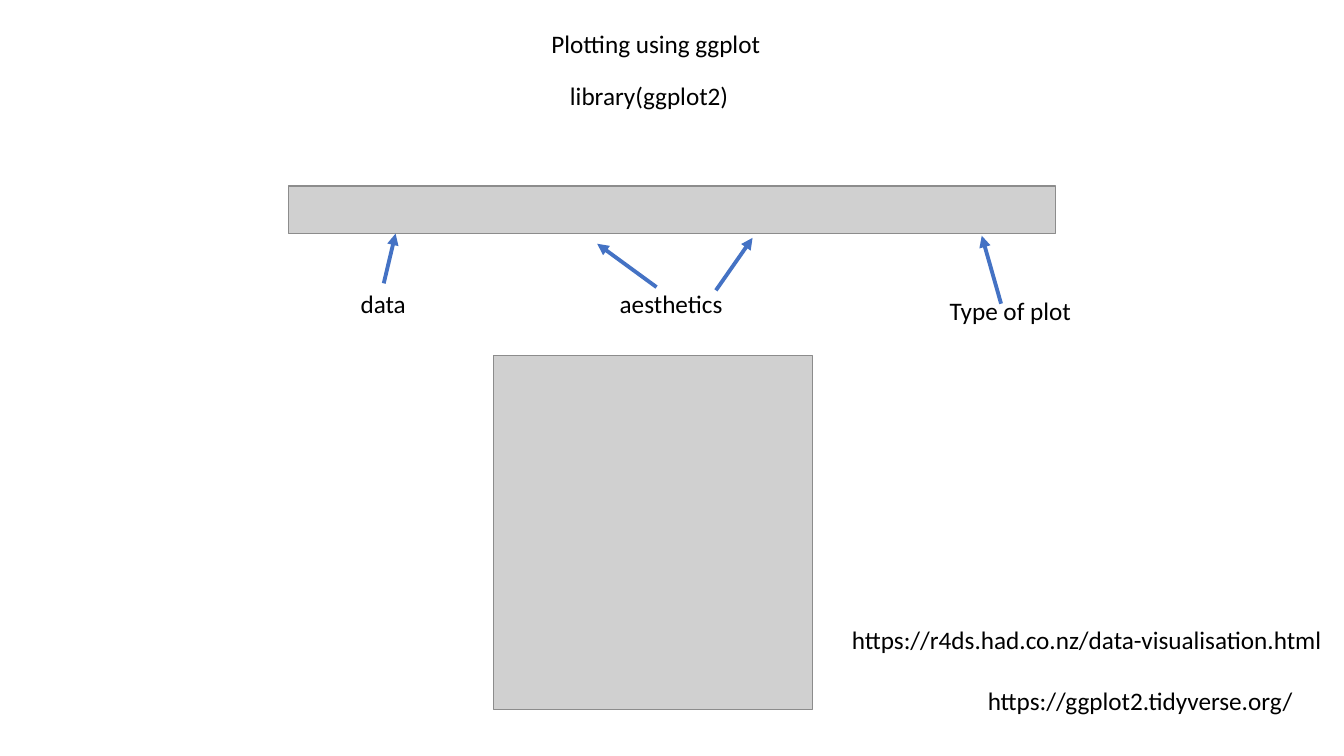
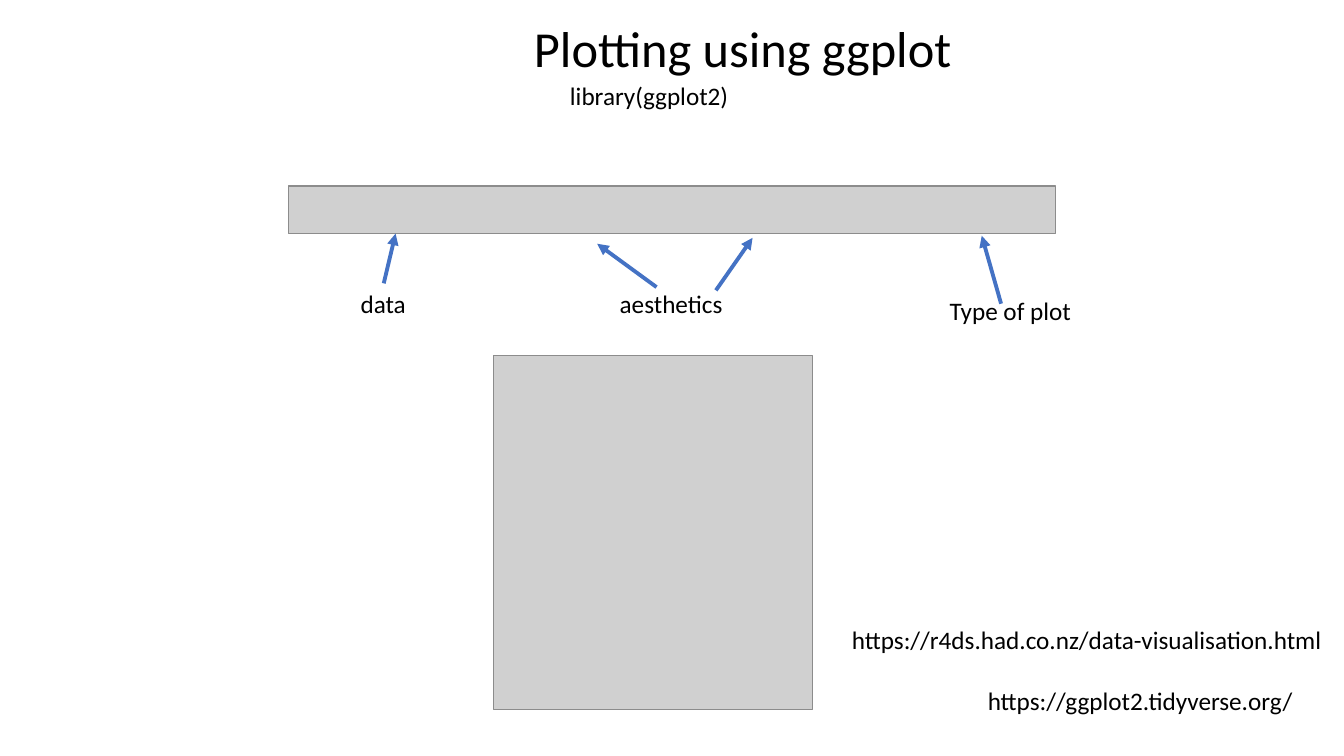
Before and after one commit to jraab/GNET749_RNAseq, a slide deck: slide 12 of lectures/2023_GNET749_Lecture2.pptx (slide 8 before the commit). Drawn at 1344x756 pixels with LibreOffice and Linux fonts; fonts in the diff are those of the drawing; grey boxes stand for pictures. Boxes give left, top, right and bottom in pixels: in the first picture for what was removed or moved away, otherwise in the second. Text is boxed around its words. In the diff, an @@ line names an element or a change of style, - is before the commit and + after.

```diff
--- a/lectures/2023_GNET749_Lecture2.pptx
+++ b/lectures/2023_GNET749_Lecture2.pptx
@@ text "Plotting using ggplot": place and size @@
-text "Plotting using ggplot" at <box>551,35,760,58</box>
+text "Plotting using ggplot" at <box>534,32,951,76</box>
@@ text "Plotting using ggplot" at <box>534,32,951,76</box>: size 18 to 36 pt @@
```
Also in this commit, not shown: 3 other slides changed, 3 slides added, 1 slide removed, 7 other files.
